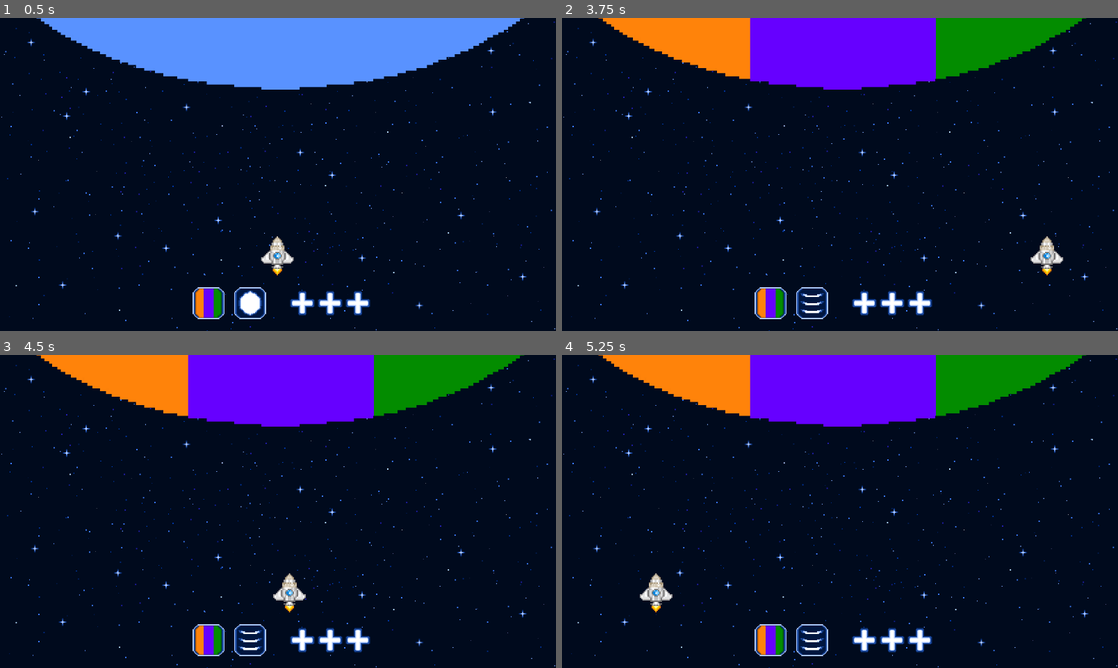
Above: before the commit, frames 1-4 (two rows, left to right).
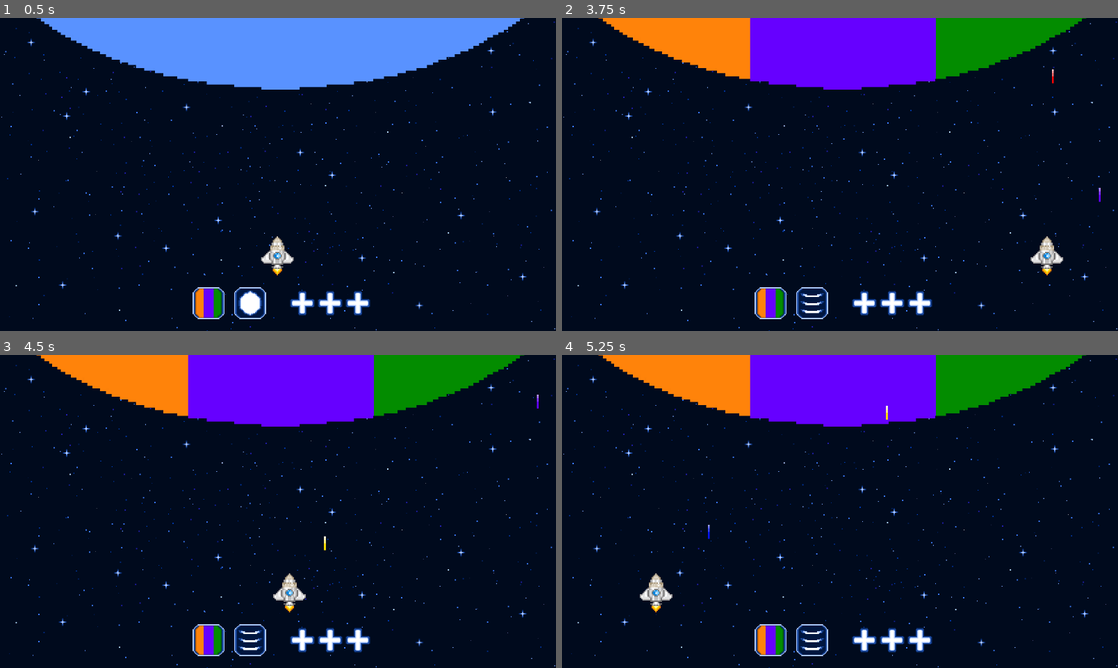
Above: after the commit, the same moments.

Repository: Annars30/GithubRepos-FINAL-project-ver1
Game: Godot game, scene res://Scenes/game.tscn
The game is run twice, just before and just after one commit, with the same random seed, the same clock (stepped at 60 frames per second) and the same inputs.
Inputs (mouse positions are in pixels of both pictures, inside the frame that each line leads up to):
- Up to frame 1 (0.5 s): no input
- Up to frame 2 (3.75 s): tap Enter at 0.5 s; move the mouse to (773, 302) at 0.52 s; hold Right (move_right) 0.53-1.28 s; hold B (fire_blue) 0.53-1.28 s; click (773, 302) at 0.67 s; move the mouse to (812, 302) at 1.27 s; hold Left (move_left) 1.28-2.03 s; tap G (fire_green) at 1.35 s; click (812, 302) at 1.42 s; move the mouse to (895, 105) at 2.02 s; hold O (fire_orange) 2.03-2.78 s; hold Right (move_right) 2.03-3.53 s; move the mouse to (812, 237) at 2.77 s; tap R (fire_red) at 2.85 s; click (812, 237) at 2.92 s; tap Space at 3.5 s; move the mouse to (1006, 221) at 3.52 s; hold Left (move_left) from 3.53 s (still down); hold V (fire_violet) from 3.53 s (still down)
- Up to frame 3 (4.5 s): keep holding Left (move_left); move the mouse to (111, 464) at 4.27 s; release V (fire_violet) at 4.28 s; tap Y (fire_yellow) at 4.35 s
- Up to frame 4 (5.25 s): keep holding Left (move_left); move the mouse to (867, 511) at 5.02 s; hold B (fire_blue) from 5.03 s (still down); click (867, 511) at 5.17 s

Frame 1 is identical in both runs. In frame 2, less than 0.1% of the frame differs, in the area x 88-97%, y 16-59%; in frame 3, less than 0.1%; in frame 4, less than 0.1%.
Error before the commit: Invalid assignment of property or key 'direction' with value of type 'Vector2' on a base object of type 'Area2D (ship_beam.gd)'. (res://Scripts/ship.gd:44)

Commit message:
Update ship_beam.gd

Diff:
--- a/Scripts/ship_beam.gd
+++ b/Scripts/ship_beam.gd
@@ -2,9 +2,15 @@
 
 @export var sprite_list: Array[Texture2D]
 @onready var ship_beam: Sprite2D = $Sprite2D
+@export var speed: float = 400
+var direction: Vector2
 
-#func _ready() -> void:
-	#sprite_2d.texture = sprite_list[2]
+@export var color_id: int = 0
+
+func _physics_process(delta):
+	position += direction * speed * delta
 
 func _ready() -> void:
-	ship_beam.texture = sprite_list[5]
+	ship_beam.texture = sprite_list[color_id]
+
+#func collision():
